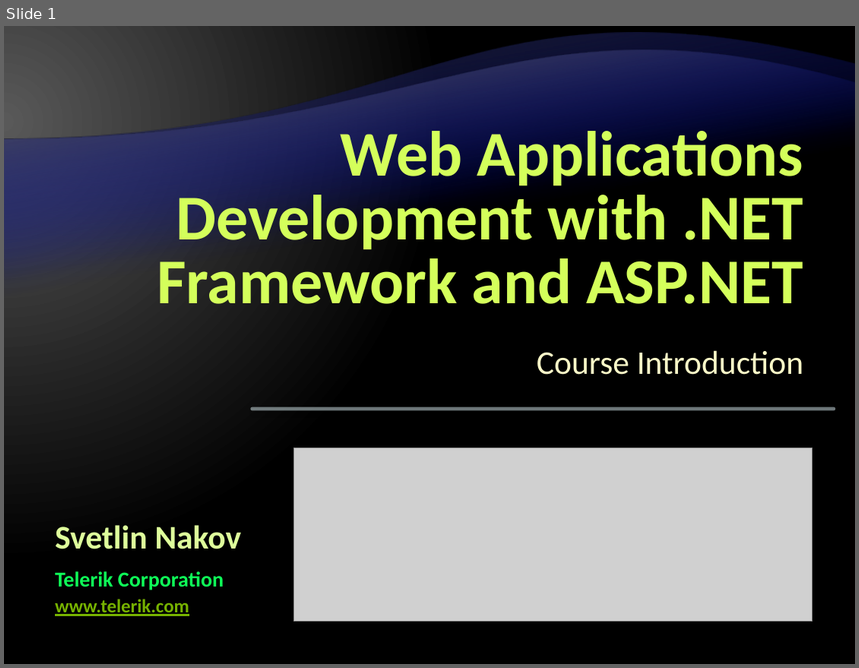
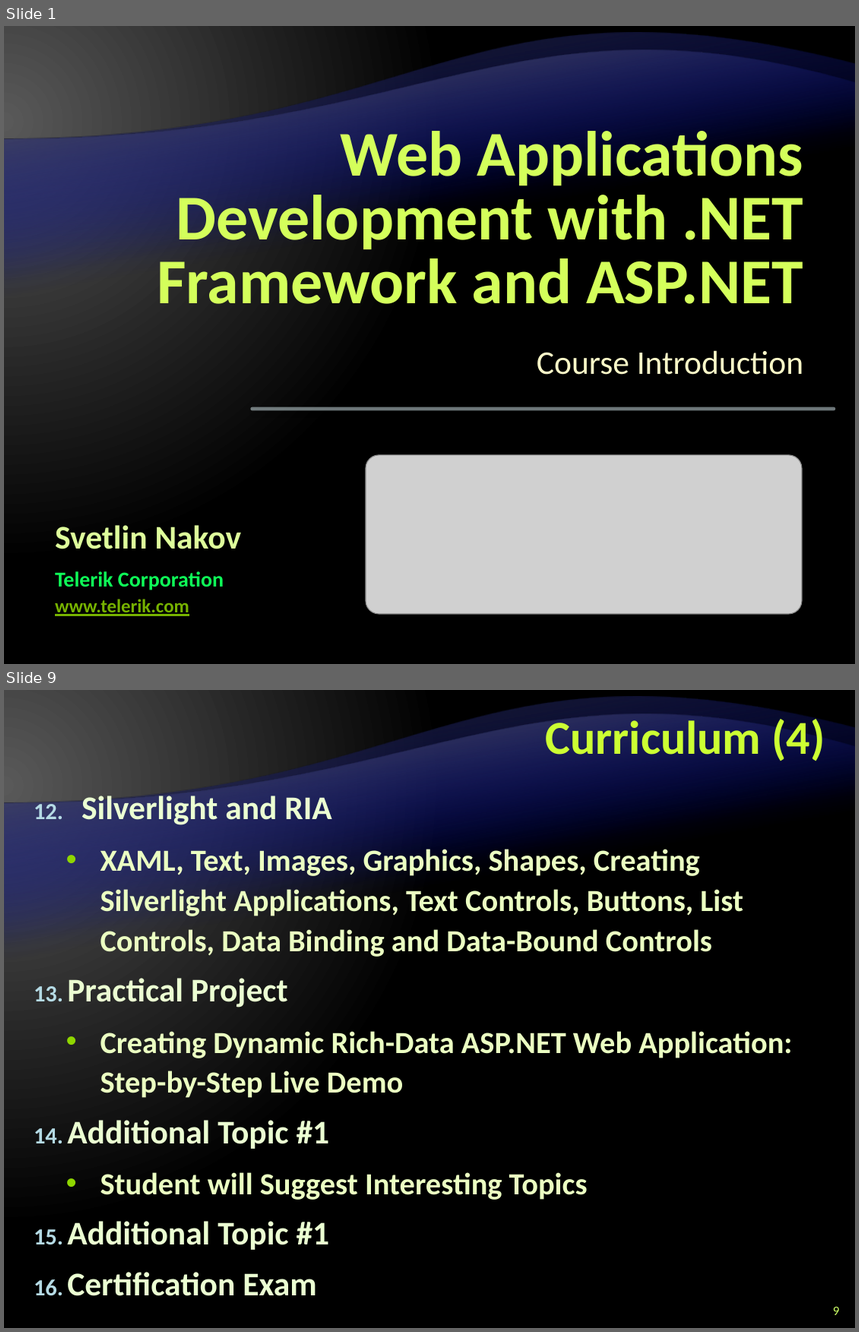
Before and after one commit to Graveheart/aspnetcourse, a slide deck: lectures/0. Course Introduction.pptx. Shown one above the other, each under a label of ours: slide 1 before the commit, slides 1 and 9 after it; the slides between them are not shown. The pictures are 859x668 and 859x1332 pixels, drawn with LibreOffice and Linux fonts; fonts in the diff are those of the drawing; grey boxes stand for pictures; background and template pictures are left out. Boxes give left, top, right and bottom in pixels: in the first picture for what was removed or moved away, otherwise in the second. Text is boxed around its words. In the diff, an @@ line names an element or a change of style, - is before the commit and + after.

```diff
--- a/lectures/0. Course Introduction.pptx
+++ b/lectures/0. Course Introduction.pptx
@@ slide 9 added at [4, 690, 855, 1328], background gradient #595959 to #000000; not listed: 2 template elements that a slide beside it also shows @@
@@ title added at [545, 714, 826, 761], 40 pt, text #CCFF33, bold @@
+Curriculum (4)
@@ text added at [67, 793, 792, 1296], 26 pt, text #EBFFC2, bold @@
+12. Silverlight and RIA
+  • XAML, Text, Images, Graphics, Shapes, Creating Silverlight Applications, Text Controls, Buttons, List Controls, Data Binding and Data-Bound Controls
+13. Practical Project
+  • Creating Dynamic Rich-Data ASP.NET Web Application: Step-by-Step Live Demo
+14. Additional Topic #1
+  • Student will Suggest Interesting Topics
+15. Additional Topic #1
+16. Certification Exam
@@ page number added at [833, 1307, 840, 1315], 11 pt, text #CCFF66 @@
+9
@@ slide 1 changed as well @@
@@ picture: place and size @@
-picture at [294, 449, 813, 622]
+picture at [366, 455, 801, 614]
```
Also in this commit, not shown: 22 other slides added, 1 slide removed.
